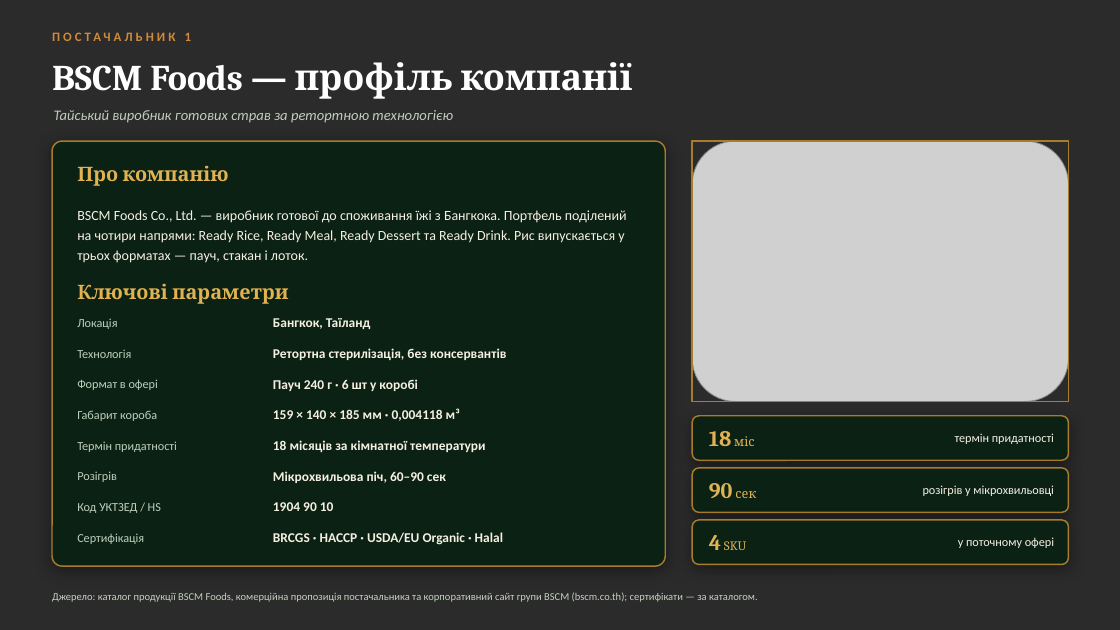
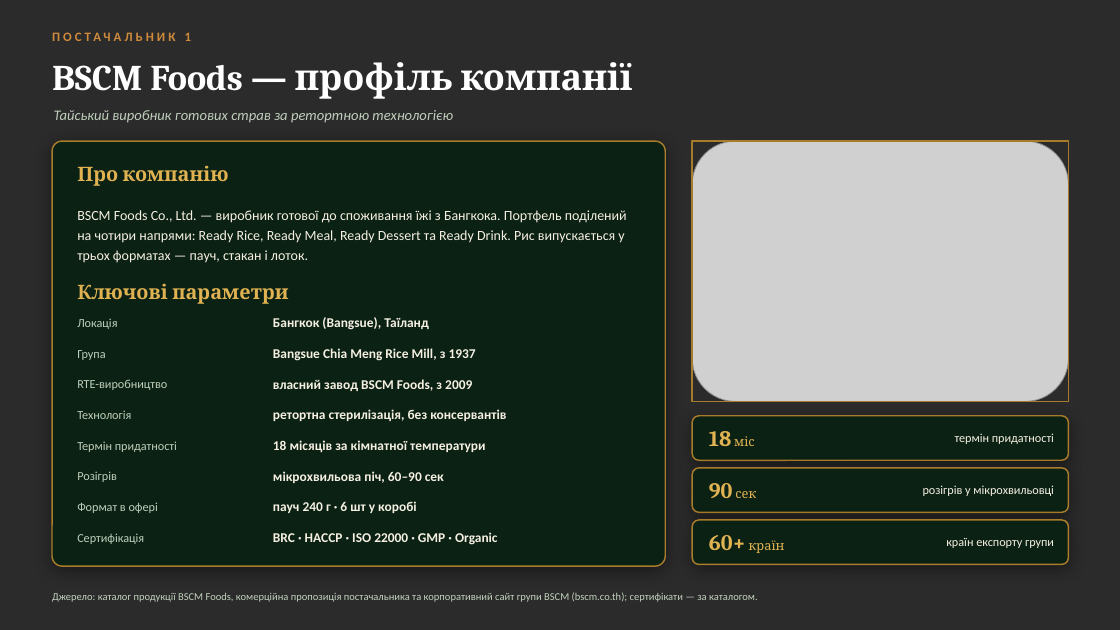
Before and after one commit to IllyaChaplygin/Chaplygin-Illya, a slide deck: slide 2 of RTE_Rice_Suppliers.pptx. Drawn at 1120x630 pixels with LibreOffice and Linux fonts; fonts in the diff are those of the drawing; grey boxes stand for pictures; background and template pictures are left out; a plain dark background stands for a picture behind light text. Boxes give left, top, right and bottom in pixels: in the first picture for what was removed or moved away, otherwise in the second. Text is boxed around its words. In the diff, an @@ line names an element or a change of style, - is before the commit and + after.

```diff
--- a/RTE_Rice_Suppliers.pptx
+++ b/RTE_Rice_Suppliers.pptx
@@ text at [273, 317, 429, 330]: text changed @@
-Бангкок, Таїланд
+Бангкок (Bangsue), Таїланд
@@ text added at [77, 350, 105, 360], 10.5 pt, text #BFCFBB @@
+Група
@@ text added at [273, 348, 476, 361], 11.5 pt, text #F5F0E2, bold @@
+Bangsue Chia Meng Rice Mill, з 1937
@@ text at [77, 379, 167, 390]: text changed @@
-Формат в офері
+RTE-виробництво
@@ text at [273, 379, 472, 391]: text changed @@
-Пауч 240 г · 6 шт у коробі
+власний завод BSCM Foods, з 2009
@@ text "Технологія": place and size @@
-text "Технологія" at [77, 349, 131, 358]
+text "Технологія" at [77, 410, 131, 419]
@@ text removed at [77, 410, 157, 421] @@
-Габарит короба
@@ text at [273, 409, 506, 421]: text changed @@
-Ретортна стерилізація, без консервантів
+ретортна стерилізація, без консервантів
@@ text removed at [273, 408, 460, 421] @@
-159 × 140 × 185 мм · 0,004118 м³
@@ text at [273, 471, 444, 483]: text changed @@
-Мікрохвильова піч, 60–90 сек
+мікрохвильова піч, 60–90 сек
@@ text at [77, 502, 158, 513]: text changed @@
-Код УКТЗЕД / HS
+Формат в офері
@@ text at [273, 501, 417, 513]: text changed @@
-1904 90 10
+пауч 240 г · 6 шт у коробі
@@ text at [273, 532, 498, 545]: text changed @@
-BRCGS · HACCP · USDA/EU Organic · Halal
+BRC · HACCP · ISO 22000 · GMP · Organic
@@ text at [709, 535, 785, 553]: text changed @@
-4 SKU
+60+ країн
@@ text at [946, 538, 1054, 548]: text changed @@
-у поточному офері
+країн експорту групи
```
Also in this commit, not shown: 1 other slide changed, 1 other file.
